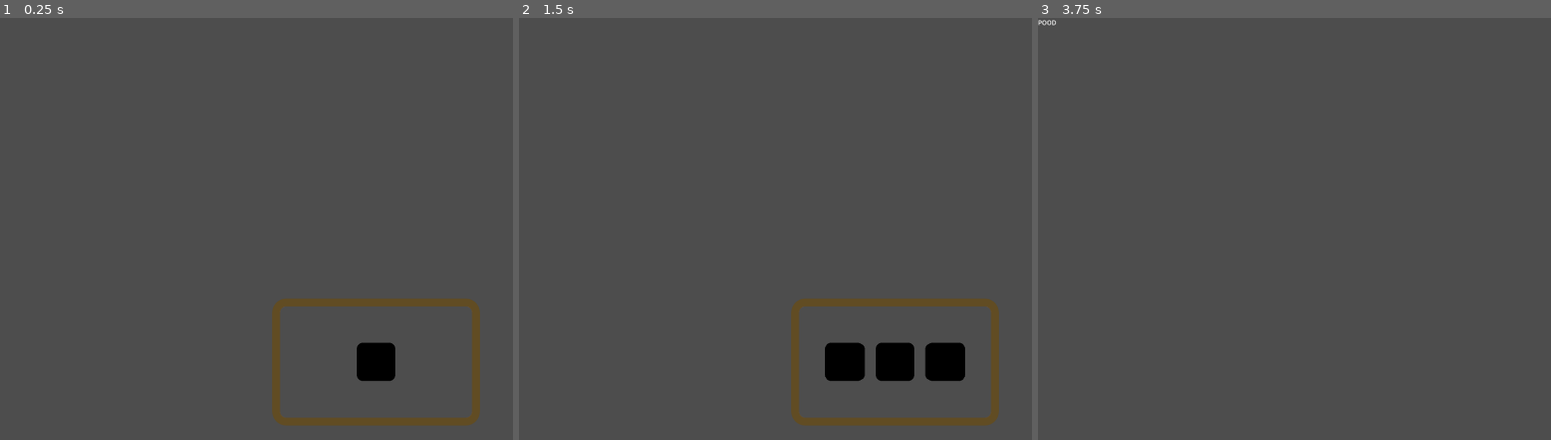
Above: before the commit, frames 1-3 (left to right).
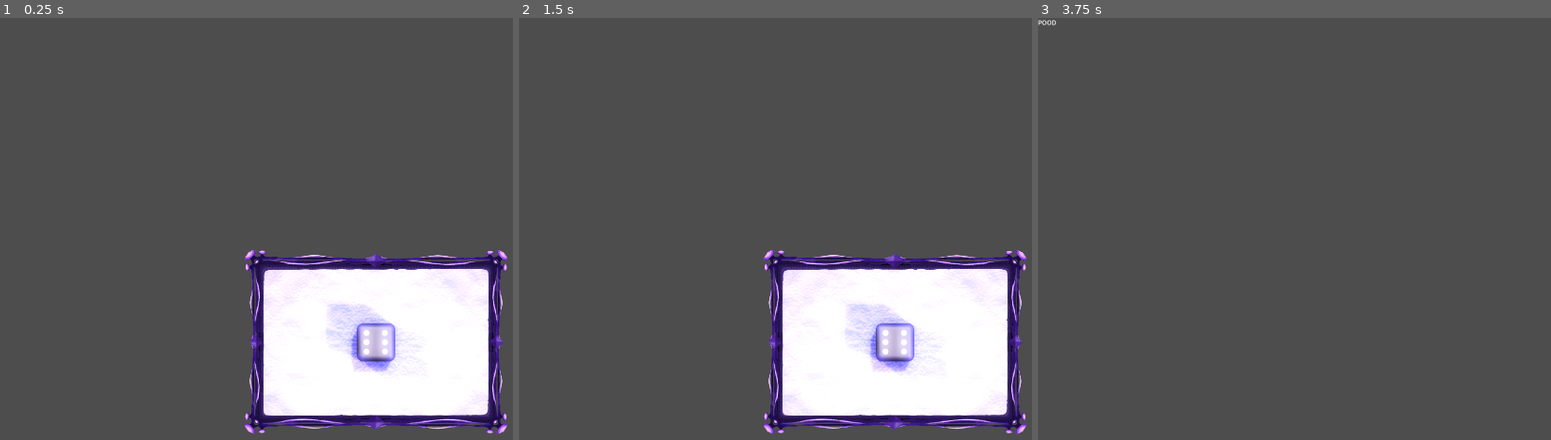
Above: after the commit, the same moments.

Repository: Rubj/dice
Game: Godot game, scene res://node_2d.tscn
Two runs of this game, one before a commit and one after it. Both use one fixed random seed, a clock stepped at 60 frames per second and the inputs below.
Inputs (mouse positions are in pixels of both pictures, inside the frame that each line leads up to):
- Up to frame 1 (0.25 s): no input
- Up to frame 2 (1.5 s): tap Enter at 0.5 s; move the mouse to (outside the picture) at 0.52 s; click (outside the picture) at 0.6 s; tap Space at 1.25 s; move the mouse to (744, 250) at 1.27 s; click (744, 250) at 1.35 s
- Up to frame 3 (3.75 s): tap Enter at 2, 3.5 s; move the mouse to (1489, 136) at 2.02 s; click (1489, 136) at 2.1 s; tap Space at 2.75 s; move the mouse to (1376, 313) at 2.77 s; click (1376, 313) at 2.85 s; move the mouse to (outside the picture) at 3.52 s; click (outside the picture) at 3.6 s

The runs differ from the first frame. In frame 1, 20% of the frame differs, in the area x 47-99%, y 55-99%; in frame 2, 20%; in frame 3, nothing differs.
Error after the commit: Trying to assign value of type 'WorldEnvironment' to a variable of type 'SubViewport'. (res://node_2d.gd:47)

Commit message:
ui frame and dice rolling table
+ some lighting

Diff:
--- /dev/null
+++ b/art/UI/ui_frame.tres
@@ -0,0 +1,15 @@
+[gd_resource type="StyleBoxTexture" load_steps=2 format=3 uid="uid://tnojy1ej1mt4"]
+
+[ext_resource type="Texture2D" uid="uid://bvsfb2sfwc332" path="res://art/UI/ui frame art.png" id="1_03bu1"]
+
+[resource]
+texture = ExtResource("1_03bu1")
+texture_margin_left = 64.0
+texture_margin_top = 64.0
+texture_margin_right = 64.0
+texture_margin_bottom = 64.0
+expand_margin_left = 40.0
+expand_margin_top = 40.0
+expand_margin_right = 40.0
+expand_margin_bottom = 40.0
+region_rect = Rect2(24, 24, 512, 512)
--- a/scenes/battle.tscn
+++ b/scenes/battle.tscn
@@ -1,8 +1,24 @@
-[gd_scene load_steps=6 format=3 uid="uid://di7xtsgoeeeqh"]
+[gd_scene load_steps=13 format=3 uid="uid://di7xtsgoeeeqh"]
 
 [ext_resource type="ArrayMesh" uid="uid://dfthu21s6meiu" path="res://art/dice/d6/d6 esimene katsetus.obj" id="1_g8vr3"]
+[ext_resource type="StyleBox" uid="uid://tnojy1ej1mt4" path="res://art/UI/ui_frame.tres" id="1_wsk88"]
 [ext_resource type="Texture2D" uid="uid://5m1nptwxhd6i" path="res://art/dice/d6/d6 esimene katse_d6.png" id="2_yapo8"]
+[ext_resource type="ArrayMesh" uid="uid://c8eipugj6n1f2" path="res://art/dice_roll_table/dice roll table.obj" id="4_0urh1"]
 [ext_resource type="StyleBox" uid="uid://855g4xw60h8r" path="res://panel_stylebox_transparent.tres" id="4_n4mnt"]
+[ext_resource type="Texture2D" uid="uid://cajfvmaoymbqu" path="res://art/dice_roll_table/dice roll table texture.png" id="5_wg6qf"]
+
+[sub_resource type="ProceduralSkyMaterial" id="ProceduralSkyMaterial_87a7c"]
+sky_horizon_color = Color(0.64625, 0.65575, 0.67075, 1)
+ground_horizon_color = Color(0.64625, 0.65575, 0.67075, 1)
+
+[sub_resource type="Sky" id="Sky_8w6wh"]
+sky_material = SubResource("ProceduralSkyMaterial_87a7c")
+
+[sub_resource type="Environment" id="Environment_65kvg"]
+background_mode = 2
+sky = SubResource("Sky_8w6wh")
+tonemap_mode = 2
+glow_enabled = true
 
 [sub_resource type="ViewportTexture" id="ViewportTexture_cr16a"]
 viewport_path = NodePath("SubViewport")
@@ -11,8 +27,18 @@
 albedo_texture = ExtResource("2_yapo8")
 roughness = 0.6
 
+[sub_resource type="StandardMaterial3D" id="StandardMaterial3D_g8dx1"]
+albedo_texture = ExtResource("5_wg6qf")
+
 [node name="Battle" type="Node2D"]
 metadata/_edit_lock_ = true
+
+[node name="DirectionalLight3D" type="DirectionalLight3D" parent="."]
+transform = Transform3D(-0.866025, -0.453889, 0.209726, 0, 0.419452, 0.907777, -0.5, 0.786158, -0.363256, 0, 0, 0)
+shadow_enabled = true
+
+[node name="WorldEnvironment" type="WorldEnvironment" parent="."]
+environment = SubResource("Environment_65kvg")
 
 [node name="DiceRollWindow" type="Node" parent="."]
 
@@ -23,6 +49,10 @@
 anchor_top = 1.0
 anchor_right = 0.5
 anchor_bottom = 1.0
+offset_left = -300.0
+offset_top = -450.0
+offset_right = 300.0
+offset_bottom = -50.0
 grow_horizontal = 2
 grow_vertical = 0
 alignment = 1
@@ -33,6 +63,17 @@
 texture = SubResource("ViewportTexture_cr16a")
 stretch_mode = 3
 
+[node name="Panel" type="Panel" parent="DiceRollWindow/BoxContainer/TextureRect"]
+texture_filter = 1
+layout_mode = 1
+anchors_preset = 15
+anchor_right = 1.0
+anchor_bottom = 1.0
+grow_horizontal = 2
+grow_vertical = 2
+size_flags_horizontal = 3
+theme_override_styles/panel = ExtResource("1_wsk88")
+
 [node name="SubViewport" type="SubViewport" parent="."]
 size = Vector2i(600, 400)
 
@@ -42,11 +83,19 @@
 skeleton = NodePath("")
 surface_material_override/0 = SubResource("StandardMaterial3D_gb0gb")
 
+[node name="DiceRollTable" type="MeshInstance3D" parent="SubViewport"]
+transform = Transform3D(0.6, 0, 0, 0, 0.6, 0, 0, 0, 0.6, 0, -0.2, 0)
+cast_shadow = 0
+mesh = ExtResource("4_0urh1")
+skeleton = NodePath("../..")
+surface_material_override/0 = SubResource("StandardMaterial3D_g8dx1")
+
 [node name="Camera3D" type="Camera3D" parent="SubViewport"]
 transform = Transform3D(1, 0, 0, 0, 2.98023e-08, 1, 0, -1, 2.98023e-08, 0, 6, 0)
 fov = 15.0
 
-[node name="Panel" type="Panel" parent="SubViewport"]
+[node name="Panel OLD" type="Panel" parent="SubViewport"]
+visible = false
 anchors_preset = 8
 anchor_left = 0.5
 anchor_top = 0.5
@@ -61,3 +110,19 @@
 size_flags_horizontal = 4
 size_flags_vertical = 4
 theme_override_styles/panel = ExtResource("4_n4mnt")
+
+[node name="OmniLight3D" type="OmniLight3D" parent="SubViewport"]
+transform = Transform3D(1, 0, 0, 0, 1, 0, 0, 0, 1, 1.10124, 1.45449, 0.637715)
+light_color = Color(0.817629, 0.65573, 0.945481, 1)
+light_energy = 3.0
+light_size = 0.004
+shadow_enabled = true
+shadow_blur = 6.0
+
+[node name="OmniLight3D2" type="OmniLight3D" parent="SubViewport"]
+transform = Transform3D(1, 0, 0, 0, 1, 0, 0, 0, 1, -1.15954, 1.43707, -0.65677)
+light_color = Color(0.817629, 0.65573, 0.945481, 1)
+light_energy = 2.0
+light_size = 0.004
+shadow_enabled = true
+shadow_blur = 6.0
Binary file added: art/UI/ui frame art.png
Not shown, added: art/UI/ui frame art.png.import
Binary file added: art/dice_roll_table/dice roll table texture.png
Not shown, added: art/dice_roll_table/dice roll table texture.png.import
Not shown, added: art/dice_roll_table/dice roll table.obj
Not shown, added: art/dice_roll_table/dice roll table.obj.import
Renamed: art/main_theme.tres -> main_theme.tres
